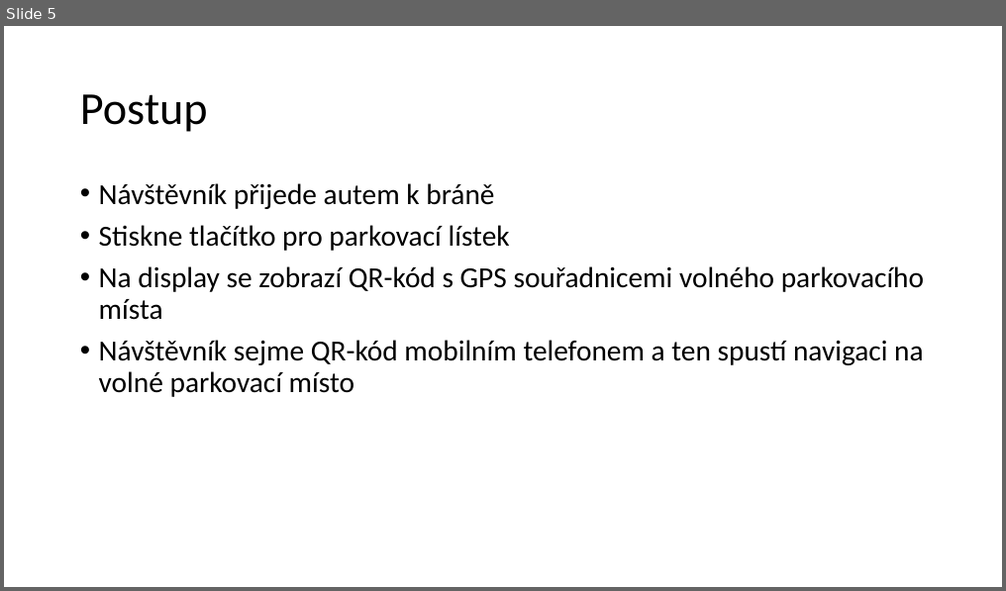
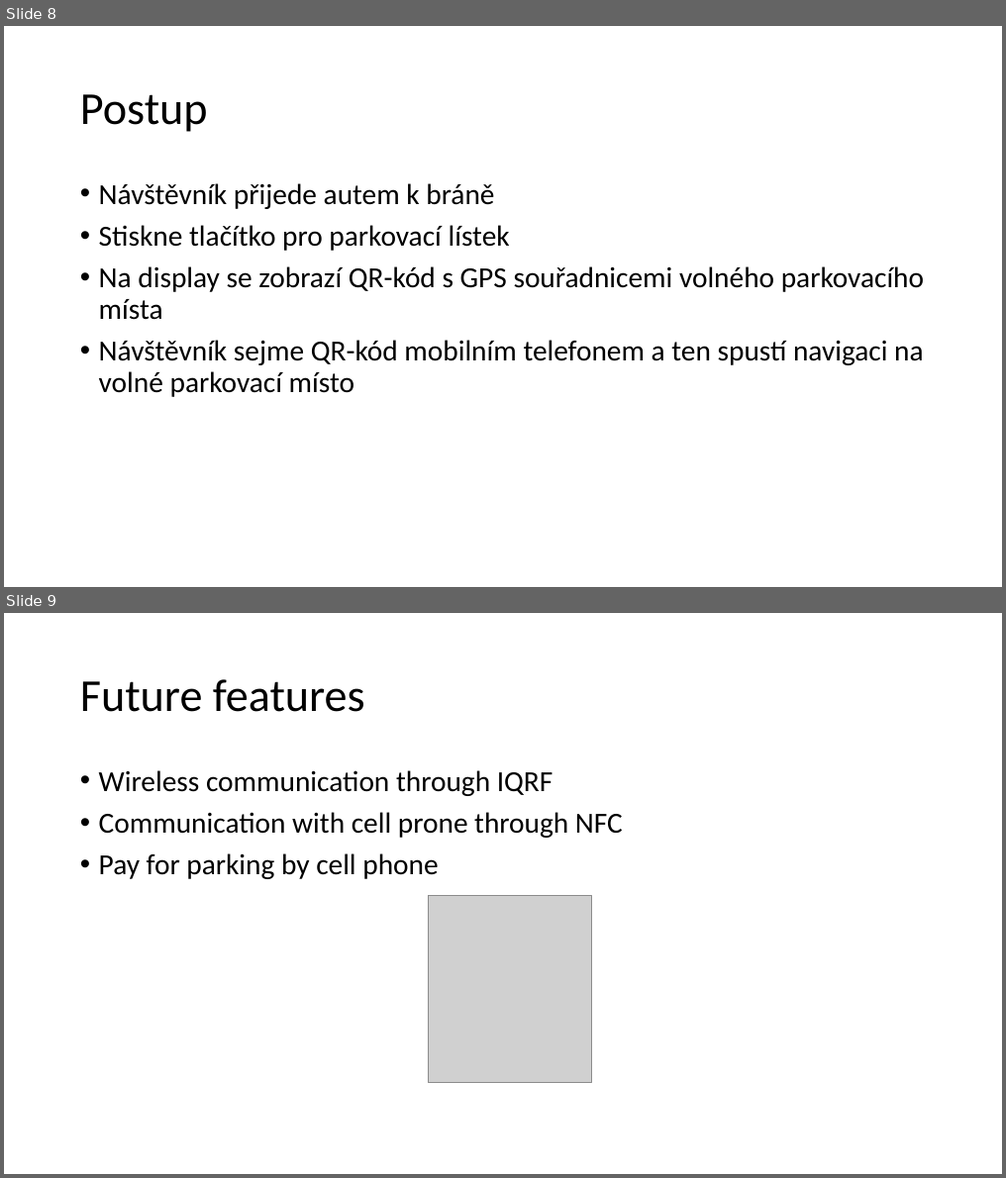
Before and after one commit to ZbynekSulc/IoTCarParking, a slide deck: Presentation/Car Parking Assistant.pptx. Shown one above the other, each under a label of ours: slide 5 before the commit, slides 8 and 9 after it. The pictures are 1006x591 and 1006x1178 pixels, drawn with LibreOffice and Linux fonts; fonts in the diff are those of the drawing; grey boxes stand for pictures. Boxes give left, top, right and bottom in pixels: in the first picture for what was removed or moved away, otherwise in the second. Text is boxed around its words. In the diff, an @@ line names an element or a change of style, - is before the commit and + after.

```diff
--- a/Presentation/Car Parking Assistant.pptx
+++ b/Presentation/Car Parking Assistant.pptx
@@ slide 9 added at (x1=4, y1=613, x2=1002, y2=1174), background #FFFFFF @@
@@ title added at (x1=80, y1=679, x2=365, y2=712), 44 pt, text #000000 @@
+Future features
@@ text added at (x1=99, y1=770, x2=623, y2=879), 28 pt, text #000000 @@
+• Wireless communication through IQRF
+• Communication with cell prone through NFC
+• Pay for parking by cell phone
@@ picture added at (x1=429, y1=896, x2=592, y2=1083) @@
@@ what was slide 5 is now slide 8 @@
```
Also in this commit, not shown: 3 slides changed, 3 other slides added, 1 other file.
